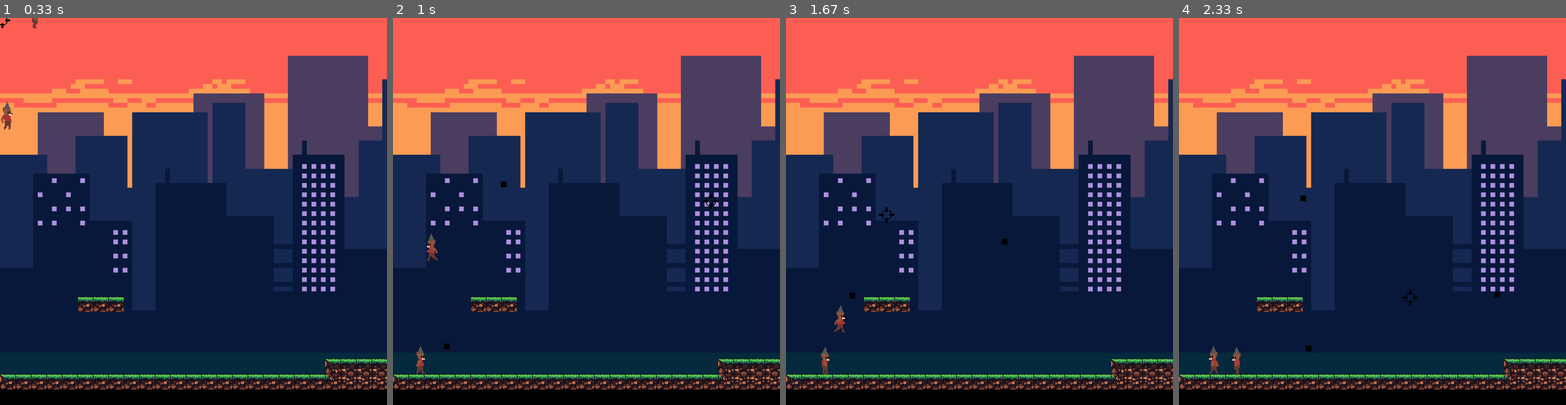
Above: before the commit, frames 1-4 (left to right).
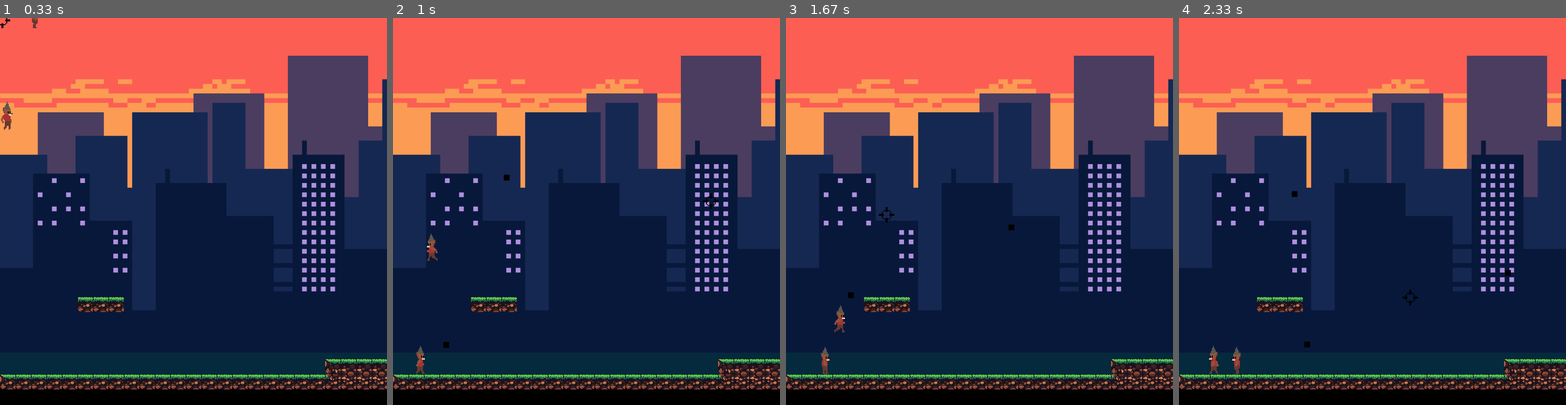
Above: after the commit, the same moments.

Repository: manucouto1/PyGame_5Gatos
Game: pygame game, started from src/main.py
The game is run twice, just before and just after one commit, with the same random seed, the same clock (stepped at 60 frames per second) and the same inputs.
Inputs (mouse positions are in pixels of both pictures, inside the frame that each line leads up to):
- Up to frame 1 (0.33 s): no input
- Up to frame 2 (1 s): click (586, 211) at 0.4 s; hold Right from 0.67 s (still down); click (710, 199) at 0.77 s
- Up to frame 3 (1.67 s): release Right at 1.13 s; hold Up 1.17-1.47 s; click (979, 238) at 1.27 s; hold Right from 1.5 s (still down); click (886, 215) at 1.6 s
- Up to frame 4 (2.33 s): release Right at 1.97 s; hold Left from 2 s (still down); click (1411, 296) at 2.1 s

Frame 1 is identical in both runs. In frame 2, less than 0.1% of the frame differs, in the area x 13-31%, y 40-86%; in frame 3, less than 0.1%; in frame 4, 0.1%, in the area x 29-86%, y 44-87%.

Commit message:
Fix trajectory problem

Diff:
--- a/src/active/active_entity.py
+++ b/src/active/active_entity.py
@@ -7,8 +7,8 @@
 
 class ActiveEntity(pg.sprite.Sprite):
 
-    def __init__(self, width, height, offset, frames, level):
-        super().__init__()
+    def __init__(self, width, height, offset, frames, level, *groups):
+        super().__init__(*groups)
         self.idle_L = Spritesheet(assets.path_to("player", "idle", "Hero_idle_L_32x32_200.png"))
         self.idle_R = Spritesheet(assets.path_to("player", "idle", "Hero_idle_R_32x32_200.png"))
         self.walk_L = Spritesheet(assets.path_to("player", "walk", "Hero_walk_L_32x32_200.png"))
--- a/src/active/enemy.py
+++ b/src/active/enemy.py
@@ -6,8 +6,8 @@
 
 class Enemy(ActiveEntity):
 
-    def __init__(self, width, height, offset, frames, level):
-        super().__init__(width, height, offset, frames, level)
+    def __init__(self, width, height, offset, frames, level, *groups):
+        super().__init__(width, height, offset, frames, level, *groups)
         self.path = [0, 100]
         self.walk_count = 0
         self.jump()
--- a/src/active/player.py
+++ b/src/active/player.py
@@ -12,7 +12,8 @@
 
     def shoot(self, camera):
         # look to shoot direction
-        m_pos = (m_x, _) = pg.mouse.get_pos()
+        (m_x, m_y) = pg.mouse.get_pos()
+        m_pos = (m_x - camera.cam.x, m_y - camera.cam.y)
 
         if m_x > self.rect.x + camera.cam.x:
             self.direction = pg.K_RIGHT
--- a/src/main.py
+++ b/src/main.py
@@ -9,6 +9,7 @@
 from src.active.enemy import Enemy
 from level import Level
 from src.active.player import Player
+from src.pasive.cursor import Cursor
 
 white = (255, 255, 255)
 SCREEN_WIDTH = 800
@@ -27,7 +28,7 @@
 def main():
     pg.init()
     pg.mouse.set_visible(False)
-    cursor = pg.transform.scale(assets.load_image("cursor", "single-cursor.png"), (32, 32))
+
     bg = pg.image.load(assets.path_to("background.png"))
     screen = pg.display.set_mode((SCREEN_WIDTH, SCREEN_HEIGHT))
     pg.display.set_caption("tutorial pygame parte 2")
@@ -39,15 +40,14 @@
     level = Level("tiles_32x32")
     player = Player(32, 64, 16, 8, platforms)
     camera = Camera(player, pg.Rect(0, 0, level.map_width * 32, level.map_height * 32), SCREEN_SIZE)
-
+    Enemy(32, 64, 16, 8, platforms, enemies, camera)
+    cursor = Cursor(pg.mouse.get_pos())
     level.load_platforms(platforms, camera)
 
     # Main loop
     clock = pg.time.Clock()
 
-    enemy = Enemy(32, 64, 16, 8, platforms)
-    enemies.add(enemy)
-    camera.add(enemy)
+
 
     while True:
         screen.blit(bg, (0, 0))
@@ -78,6 +78,7 @@
 
         bullets.remove(to_remove)
 
+        cursor.update()
         camera.update()
 
         pressed = pg.key.get_pressed()
@@ -92,7 +93,9 @@
         player.rect.clamp_ip(screen_rect)
 
         camera.draw(screen)
-        update_cursor(pg.mouse.get_pos(), screen, cursor)
+        cursor.draw(screen)
+        cursor.update_pos(pg.mouse.get_pos())
+        #update_cursor(pg.mouse.get_pos(), screen, cursor)
         pg.display.update()
         clock.tick(FPS)
 
--- /dev/null
+++ b/src/pasive/cursor.py
@@ -0,0 +1,21 @@
+import pygame as pg
+import assets
+
+
+class Cursor(pg.sprite.Sprite):
+
+    def __init__(self, mouse_pos):
+        super().__init__()
+        self.mouse_pos = mouse_pos
+        self.image = pg.transform.scale(assets.load_image("cursor", "single-cursor.png"), (32, 32))
+        self.rect = self.image.get_rect()
+        self.rect.center = self.mouse_pos
+
+    def update_pos(self, mouse_pos):
+        self.mouse_pos = mouse_pos
+
+    def draw(self, screen):
+        screen.blit(self.image, self.rect)
+
+    def update(self):
+        self.rect.center = self.mouse_pos
